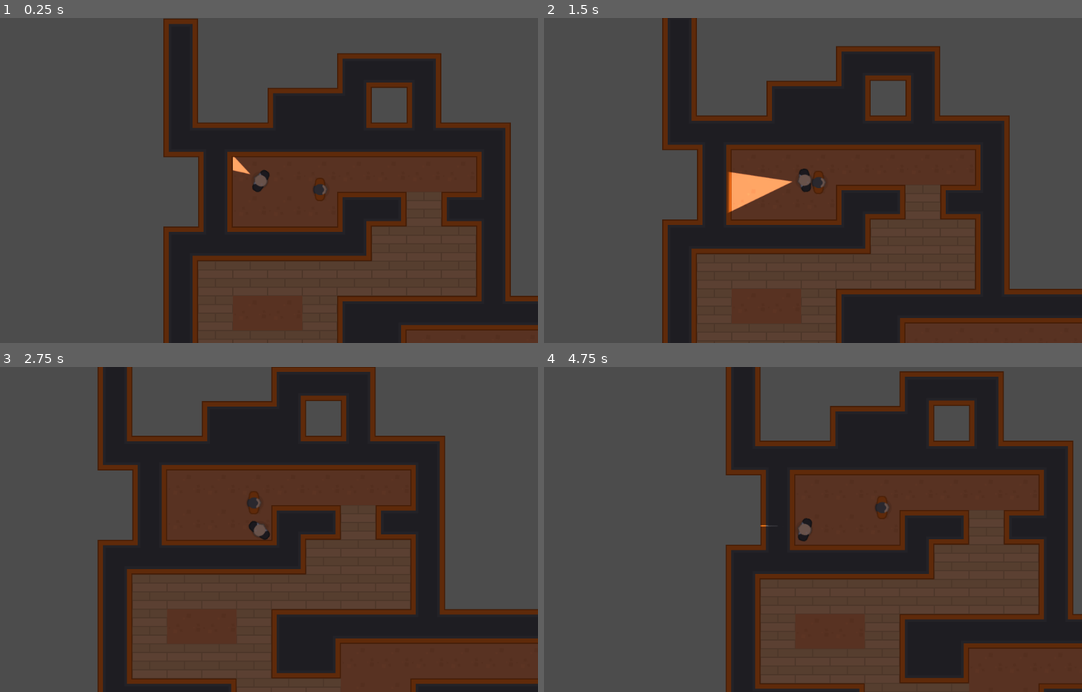
Above: before the commit, frames 1-4 (two rows, left to right).
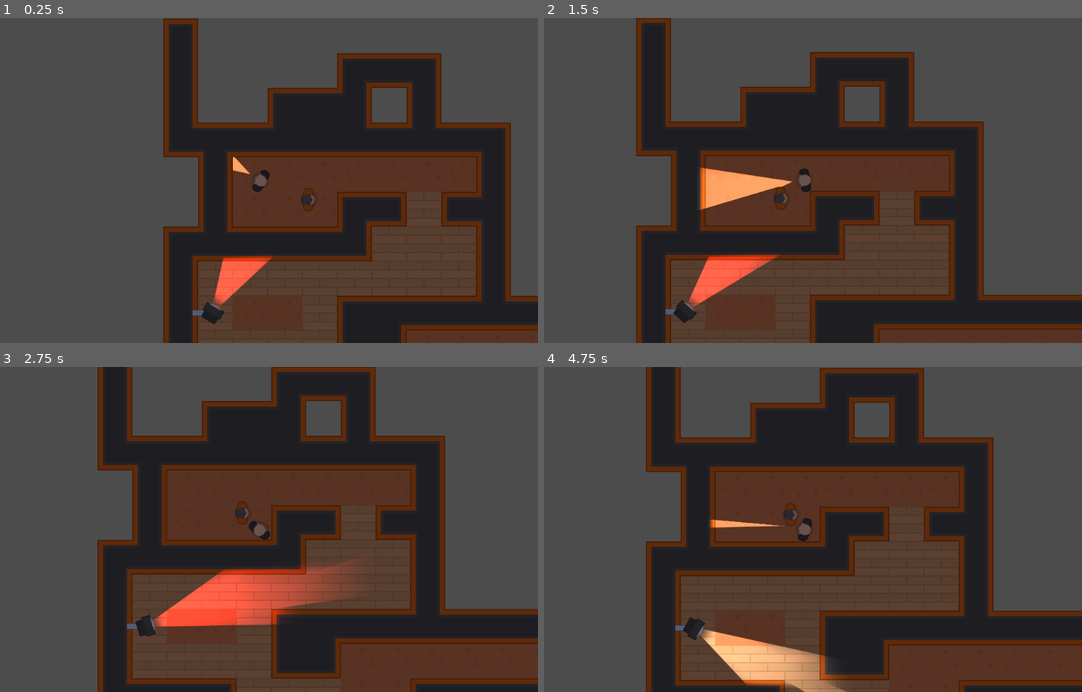
Above: after the commit, the same moments.

Repository: Pawel-9215/HeisserMeisters
Game: Godot game, scene res://levels/TemplateLevel.tscn
Same seed, same stepped clock (60 frames per second), same inputs: the game is played once before the commit and once after it.
Inputs (mouse positions are in pixels of both pictures, inside the frame that each line leads up to):
- Up to frame 1 (0.25 s): no input
- Up to frame 2 (1.5 s): tap Enter at 0.5 s; move the mouse to (925, 164) at 0.52 s; hold D (move_right) 0.53-1.28 s; tap F (flashlight) at 0.6, 1.35 s; move the mouse to (694, 196) at 1.27 s; hold S (move_down) from 1.28 s (still down)
- Up to frame 3 (2.75 s): move the mouse to (317, 458) at 2.02 s; release S (move_down) at 2.03 s; hold D (move_right) from 2.03 s (still down); tap F (flashlight) at 2.1 s
- Up to frame 4 (4.75 s): move the mouse to (775, 594) at 2.77 s; release D (move_right) at 2.78 s; hold W (move_up) 2.78-3.53 s; tap F (flashlight) at 2.85, 3.6, 4.35 s; move the mouse to (969, 578) at 3.52 s; hold A (move_left) from 3.53 s (still down); move the mouse to (635, 480) at 4.27 s

The runs differ from the first frame. In frame 1, 1.2% of the frame differs, in the area x 35-61%, y 49-95%; in frame 2, 30%; in frame 3, 4.9%; in frame 4, 48%, in the area x 18-100%, y 0-100%.

Commit message:
normalize bug

Diff:
--- /dev/null
+++ b/Characters/SecuCam.tscn
@@ -0,0 +1,53 @@
+[gd_scene load_steps=8 format=2]
+
+[ext_resource path="res://Lightmaps/Torch.tscn" type="PackedScene" id=1]
+[ext_resource path="res://GFX/PNG/Tiles/tile_463.png" type="Texture" id=2]
+[ext_resource path="res://GFX/PNG/Tiles/tile_536.png" type="Texture" id=3]
+[ext_resource path="res://Lightmaps/torchmap2.png" type="Texture" id=4]
+[ext_resource path="res://Characters/player_detection.gd" type="Script" id=5]
+
+[sub_resource type="RectangleShape2D" id=1]
+extents = Vector2( 22.3358, 24.4671 )
+
+[sub_resource type="Animation" id=2]
+resource_name = "CameraRotation"
+length = 12.0
+loop = true
+tracks/0/type = "value"
+tracks/0/path = NodePath(".:rotation_degrees")
+tracks/0/interp = 1
+tracks/0/loop_wrap = true
+tracks/0/imported = false
+tracks/0/enabled = true
+tracks/0/keys = {
+"times": PoolRealArray( 0, 1, 6, 7 ),
+"transitions": PoolRealArray( 1, 1, 1, 1 ),
+"update": 0,
+"values": [ -60.0, -60.0, 60.0, 60.0 ]
+}
+
+[node name="SecuCam" type="Node2D"]
+scale = Vector2( 0.7, 0.7 )
+
+[node name="Sprite" type="Sprite" parent="."]
+texture = ExtResource( 2 )
+
+[node name="CameraBody" type="KinematicBody2D" parent="."]
+position = Vector2( 18.3764, 0 )
+rotation = -1.0472
+script = ExtResource( 5 )
+
+[node name="Sprite" type="Sprite" parent="CameraBody"]
+rotation = 1.5708
+texture = ExtResource( 3 )
+
+[node name="CollisionShape2D" type="CollisionShape2D" parent="CameraBody"]
+shape = SubResource( 1 )
+
+[node name="Torch" parent="CameraBody" instance=ExtResource( 1 )]
+position = Vector2( -10.2453, -1.29504 )
+texture = ExtResource( 4 )
+
+[node name="AnimationPlayer" type="AnimationPlayer" parent="CameraBody"]
+autoplay = "CameraRotation"
+anims/CameraRotation = SubResource( 2 )
--- /dev/null
+++ b/Characters/player_detection.gd
@@ -0,0 +1,26 @@
+extends "res://Characters/TemplateCharacter.gd"
+
+const FOV_TOLERANCE = 20
+const RED = Color(1, 0.25, 0.25)
+const WHITE = Color(0.9, 0.9, 0.9)
+
+
+var Player
+
+func _ready():
+	Player = get_node("/root").find_node("Player", true, false)
+
+func _process(delta):
+	if Player_in_FOV():
+		$Torch.color = RED
+	else:
+		$Torch.color = WHITE
+
+func Player_in_FOV():
+	var npc_facing_direction = Vector2(1, 0).rotated(global_rotation)
+	var direction_to_PLayer = (Player.position - global_position)
+
+	if abs(direction_to_PLayer.angle_to(npc_facing_direction)) <= deg2rad(FOV_TOLERANCE):
+		return true
+	else:
+		return false
--- a/levels/TemplateLevel.tscn
+++ b/levels/TemplateLevel.tscn
@@ -1,11 +1,12 @@
-[gd_scene load_steps=4 format=2]
+[gd_scene load_steps=5 format=2]
 
 [ext_resource path="res://tiles/Tiles.tres" type="TileSet" id=1]
 [ext_resource path="res://Characters/Player.tscn" type="PackedScene" id=2]
 [ext_resource path="res://Characters/TemplateCharacter.tscn" type="PackedScene" id=3]
+[ext_resource path="res://Characters/SecuCam.tscn" type="PackedScene" id=4]
 
 [node name="TemplateLevel" type="Node2D"]
-position = Vector2( 0, 2 )
+position = Vector2( -46.3999, 17.2 )
 
 [node name="TileMap" type="TileMap" parent="."]
 tile_set = ExtResource( 1 )
@@ -19,4 +20,7 @@
 color = Color( 0.407843, 0.392157, 0.454902, 1 )
 
 [node name="TemplateCharacter" parent="." instance=ExtResource( 3 )]
-position = Vector2( 545.974, 379.527 )
+position = Vector2( 524.478, 398.195 )
+
+[node name="SecuCam" parent="." instance=ExtResource( 4 )]
+position = Vector2( 332.36, 607.637 )
--- a/tiles/Tiles.tres
+++ b/tiles/Tiles.tres
@@ -2,287 +2,146 @@
 
 [ext_resource path="res://GFX/Tilesheet/tilesheet_complete.png" type="Texture" id=1]
 
-[sub_resource type="OccluderPolygon2D" id=61]
-polygon = PoolVector2Array( 0, 0, 64, 0, 64, 64, 0, 64 )
-
-[sub_resource type="OccluderPolygon2D" id=62]
-polygon = PoolVector2Array( 0, 0, 64, 0, 64, 64, 0, 64 )
-
-[sub_resource type="OccluderPolygon2D" id=63]
-polygon = PoolVector2Array( 0, 0, 64, 0, 64, 64, 0, 64 )
-
-[sub_resource type="OccluderPolygon2D" id=64]
-polygon = PoolVector2Array( 0, 0, 64, 0, 64, 64, 0, 64 )
-
-[sub_resource type="OccluderPolygon2D" id=65]
-polygon = PoolVector2Array( 0, 0, 64, 0, 64, 64, 0, 64 )
-
-[sub_resource type="OccluderPolygon2D" id=66]
-polygon = PoolVector2Array( 0, 0, 64, 0, 64, 64, 0, 64 )
-
-[sub_resource type="OccluderPolygon2D" id=67]
-polygon = PoolVector2Array( 0, 0, 64, 0, 64, 64, 0, 64 )
-
-[sub_resource type="OccluderPolygon2D" id=68]
-polygon = PoolVector2Array( 0, 0, 64, 0, 64, 64, 0, 64 )
-
-[sub_resource type="OccluderPolygon2D" id=69]
-polygon = PoolVector2Array( 0, 0, 64, 0, 64, 64, 0, 64 )
-
-[sub_resource type="OccluderPolygon2D" id=70]
-polygon = PoolVector2Array( 0, 0, 64, 0, 64, 64, 0, 64 )
-
-[sub_resource type="OccluderPolygon2D" id=71]
-polygon = PoolVector2Array( 0, 0, 64, 0, 64, 64, 0, 64 )
-
-[sub_resource type="OccluderPolygon2D" id=72]
-polygon = PoolVector2Array( 0, 0, 64, 0, 64, 64, 0, 64 )
-
-[sub_resource type="OccluderPolygon2D" id=73]
-polygon = PoolVector2Array( 0, 0, 64, 0, 64, 64, 0, 64 )
-
-[sub_resource type="OccluderPolygon2D" id=74]
-polygon = PoolVector2Array( 0, 0, 64, 0, 64, 64, 0, 64 )
-
-[sub_resource type="OccluderPolygon2D" id=75]
-polygon = PoolVector2Array( 0, 0, 64, 0, 64, 64, 0, 64 )
-
-[sub_resource type="OccluderPolygon2D" id=76]
-polygon = PoolVector2Array( 0, 0, 64, 0, 64, 64, 0, 64 )
-
-[sub_resource type="OccluderPolygon2D" id=77]
-polygon = PoolVector2Array( 0, 0, 64, 0, 64, 64, 0, 64 )
-
-[sub_resource type="OccluderPolygon2D" id=78]
-polygon = PoolVector2Array( 0, 0, 64, 0, 64, 64, 0, 64 )
-
-[sub_resource type="OccluderPolygon2D" id=79]
-polygon = PoolVector2Array( 0, 0, 64, 0, 64, 64, 0, 64 )
-
-[sub_resource type="OccluderPolygon2D" id=80]
-polygon = PoolVector2Array( 0, 0, 64, 0, 64, 64, 0, 64 )
-
-[sub_resource type="OccluderPolygon2D" id=81]
-polygon = PoolVector2Array( 0, 0, 64, 0, 64, 64, 0, 64 )
-
-[sub_resource type="OccluderPolygon2D" id=82]
-polygon = PoolVector2Array( 0, 0, 64, 0, 64, 64, 0, 64 )
-
-[sub_resource type="OccluderPolygon2D" id=83]
-polygon = PoolVector2Array( 0, 0, 64, 0, 64, 64, 0, 64 )
-
-[sub_resource type="OccluderPolygon2D" id=84]
-polygon = PoolVector2Array( 0, 0, 64, 0, 64, 64, 0, 64 )
-
-[sub_resource type="OccluderPolygon2D" id=85]
-polygon = PoolVector2Array( 0, 0, 64, 0, 64, 64, 0, 64 )
-
-[sub_resource type="OccluderPolygon2D" id=86]
-polygon = PoolVector2Array( 0, 0, 64, 0, 64, 64, 0, 64 )
-
-[sub_resource type="OccluderPolygon2D" id=87]
-polygon = PoolVector2Array( 0, 0, 64, 0, 64, 64, 0, 64 )
-
-[sub_resource type="OccluderPolygon2D" id=88]
-polygon = PoolVector2Array( 0, 0, 64, 0, 64, 64, 0, 64 )
-
-[sub_resource type="OccluderPolygon2D" id=89]
-polygon = PoolVector2Array( 0, 0, 64, 0, 64, 64, 0, 64 )
-
-[sub_resource type="OccluderPolygon2D" id=90]
-polygon = PoolVector2Array( 0, 0, 64, 0, 64, 64, 0, 64 )
-
-[sub_resource type="OccluderPolygon2D" id=91]
-polygon = PoolVector2Array( 0, 0, 64, 0, 64, 64, 0, 64 )
-
-[sub_resource type="OccluderPolygon2D" id=92]
-polygon = PoolVector2Array( 0, 0, 64, 0, 64, 64, 0, 64 )
-
-[sub_resource type="OccluderPolygon2D" id=93]
-polygon = PoolVector2Array( 0, 0, 64, 0, 64, 64, 0, 64 )
-
-[sub_resource type="OccluderPolygon2D" id=94]
-polygon = PoolVector2Array( 0, 0, 64, 0, 64, 64, 0, 64 )
-
-[sub_resource type="OccluderPolygon2D" id=95]
-polygon = PoolVector2Array( 0, 0, 64, 0, 64, 64, 0, 64 )
-
-[sub_resource type="OccluderPolygon2D" id=96]
-polygon = PoolVector2Array( 0, 0, 64, 0, 64, 64, 0, 64 )
-
-[sub_resource type="OccluderPolygon2D" id=97]
-polygon = PoolVector2Array( 0, 0, 64, 0, 64, 64, 0, 64 )
-
-[sub_resource type="OccluderPolygon2D" id=98]
-polygon = PoolVector2Array( 0, 0, 64, 0, 64, 64, 0, 64 )
-
-[sub_resource type="OccluderPolygon2D" id=99]
-polygon = PoolVector2Array( 0, 0, 64, 0, 64, 64, 0, 64 )
-
-[sub_resource type="OccluderPolygon2D" id=100]
-polygon = PoolVector2Array( 0, 0, 64, 0, 64, 64, 0, 64 )
-
-[sub_resource type="OccluderPolygon2D" id=101]
-polygon = PoolVector2Array( 0, 0, 64, 0, 64, 64, 0, 64 )
-
-[sub_resource type="OccluderPolygon2D" id=102]
-polygon = PoolVector2Array( 0, 0, 64, 0, 64, 64, 0, 64 )
-
-[sub_resource type="OccluderPolygon2D" id=103]
-polygon = PoolVector2Array( 0, 0, 64, 0, 64, 64, 0, 64 )
-
-[sub_resource type="OccluderPolygon2D" id=104]
-polygon = PoolVector2Array( 0, 0, 64, 0, 64, 64, 0, 64 )
-
-[sub_resource type="OccluderPolygon2D" id=105]
-polygon = PoolVector2Array( 0, 0, 64, 0, 64, 64, 0, 64 )
-
-[sub_resource type="OccluderPolygon2D" id=106]
-polygon = PoolVector2Array( 0, 0, 64, 0, 64, 64, 0, 64 )
-
-[sub_resource type="OccluderPolygon2D" id=107]
-polygon = PoolVector2Array( 0, 0, 64, 0, 64, 64, 0, 64 )
-
-[sub_resource type="ConvexPolygonShape2D" id=1]
-points = PoolVector2Array( 0, 0, 64, 0, 64, 64, 0, 64 )
-
-[sub_resource type="ConvexPolygonShape2D" id=2]
-points = PoolVector2Array( 0, 0, 64, 0, 64, 64, 0, 64 )
-
-[sub_resource type="ConvexPolygonShape2D" id=3]
-points = PoolVector2Array( 0, 0, 64, 0, 64, 64, 0, 64 )
-
-[sub_resource type="ConvexPolygonShape2D" id=4]
-points = PoolVector2Array( 0, 0, 64, 0, 64, 64, 0, 64 )
-
-[sub_resource type="ConvexPolygonShape2D" id=5]
-points = PoolVector2Array( 0, 0, 64, 0, 64, 64, 0, 64 )
-
-[sub_resource type="ConvexPolygonShape2D" id=6]
-points = PoolVector2Array( 0, 0, 64, 0, 64, 64, 0, 64 )
-
-[sub_resource type="ConvexPolygonShape2D" id=7]
-points = PoolVector2Array( 0, 0, 64, 0, 64, 64, 0, 64 )
-
-[sub_resource type="ConvexPolygonShape2D" id=8]
-points = PoolVector2Array( 0, 0, 64, 0, 64, 64, 0, 64 )
-
-[sub_resource type="ConvexPolygonShape2D" id=9]
-points = PoolVector2Array( 0, 0, 64, 0, 64, 64, 0, 64 )
-
-[sub_resource type="ConvexPolygonShape2D" id=10]
-points = PoolVector2Array( 0, 0, 64, 0, 64, 64, 0, 64 )
-
-[sub_resource type="ConvexPolygonShape2D" id=11]
-points = PoolVector2Array( 0, 0, 64, 0, 64, 64, 0, 64 )
-
-[sub_resource type="ConvexPolygonShape2D" id=12]
-points = PoolVector2Array( 0, 0, 64, 0, 64, 64, 0, 64 )
-
-[sub_resource type="ConvexPolygonShape2D" id=13]
-points = PoolVector2Array( 0, 0, 64, 0, 64, 64, 0, 64 )
-
-[sub_resource type="ConvexPolygonShape2D" id=14]
-points = PoolVector2Array( 0, 0, 64, 0, 64, 64, 0, 64 )
-
-[sub_resource type="ConvexPolygonShape2D" id=15]
-points = PoolVector2Array( 0, 0, 64, 0, 64, 64, 0, 64 )
-
-[sub_resource type="ConvexPolygonShape2D" id=16]
-points = PoolVector2Array( 0, 0, 64, 0, 64, 64, 0, 64 )
-
-[sub_resource type="ConvexPolygonShape2D" id=17]
-points = PoolVector2Array( 0, 0, 64, 0, 64, 64, 0, 64 )
-
-[sub_resource type="ConvexPolygonShape2D" id=18]
-points = PoolVector2Array( 0, 0, 64, 0, 64, 64, 0, 64 )
-
-[sub_resource type="ConvexPolygonShape2D" id=19]
-points = PoolVector2Array( 0, 0, 64, 0, 64, 64, 0, 64 )
-
-[sub_resource type="ConvexPolygonShape2D" id=20]
-points = PoolVector2Array( 0, 0, 64, 0, 64, 64, 0, 64 )
-
-[sub_resource type="ConvexPolygonShape2D" id=21]
-points = PoolVector2Array( 0, 0, 64, 0, 64, 64, 0, 64 )
-
-[sub_resource type="ConvexPolygonShape2D" id=22]
-points = PoolVector2Array( 0, 0, 64, 0, 64, 64, 0, 64 )
-
-[sub_resource type="ConvexPolygonShape2D" id=23]
-points = PoolVector2Array( 0, 0, 64, 0, 64, 64, 0, 64 )
-
-[sub_resource type="ConvexPolygonShape2D" id=24]
-points = PoolVector2Array( 0, 0, 64, 0, 64, 64, 0, 64 )
-
-[sub_resource type="ConvexPolygonShape2D" id=25]
-points = PoolVector2Array( 0, 0, 64, 0, 64, 64, 0, 64 )
-
-[sub_resource type="ConvexPolygonShape2D" id=26]
-points = PoolVector2Array( 0, 0, 64, 0, 64, 64, 0, 64 )
-
-[sub_resource type="ConvexPolygonShape2D" id=27]
-points = PoolVector2Array( 0, 0, 64, 0, 64, 64, 0, 64 )
-
-[sub_resource type="ConvexPolygonShape2D" id=28]
-points = PoolVector2Array( 0, 0, 64, 0, 64, 64, 0, 64 )
-
-[sub_resource type="ConvexPolygonShape2D" id=29]
-points = PoolVector2Array( 0, 0, 64, 0, 64, 64, 0, 64 )
-
-[sub_resource type="ConvexPolygonShape2D" id=30]
-points = PoolVector2Array( 0, 0, 64, 0, 64, 64, 0, 64 )
-
-[sub_resource type="ConvexPolygonShape2D" id=31]
-points = PoolVector2Array( 0, 0, 64, 0, 64, 64, 0, 64 )
-
-[sub_resource type="ConvexPolygonShape2D" id=32]
-points = PoolVector2Array( 0, 0, 64, 0, 64, 64, 0, 64 )
-
-[sub_resource type="ConvexPolygonShape2D" id=33]
-points = PoolVector2Array( 0, 0, 64, 0, 64, 64, 0, 64 )
-
-[sub_resource type="ConvexPolygonShape2D" id=34]
-points = PoolVector2Array( 0, 0, 64, 0, 64, 64, 0, 64 )
-
-[sub_resource type="ConvexPolygonShape2D" id=35]
-points = PoolVector2Array( 0, 0, 64, 0, 64, 64, 0, 64 )
-
-[sub_resource type="ConvexPolygonShape2D" id=36]
-points = PoolVector2Array( 0, 0, 64, 0, 64, 64, 0, 64 )
-
-[sub_resource type="ConvexPolygonShape2D" id=37]
-points = PoolVector2Array( 0, 0, 64, 0, 64, 64, 0, 64 )
-
-[sub_resource type="ConvexPolygonShape2D" id=38]
-points = PoolVector2Array( 0, 0, 64, 0, 64, 64, 0, 64 )
-
-[sub_resource type="ConvexPolygonShape2D" id=39]
-points = PoolVector2Array( 0, 0, 64, 0, 64, 64, 0, 64 )
-
-[sub_resource type="ConvexPolygonShape2D" id=40]
-points = PoolVector2Array( 0, 0, 64, 0, 64, 64, 0, 64 )
-
-[sub_resource type="ConvexPolygonShape2D" id=41]
-points = PoolVector2Array( 0, 0, 64, 0, 64, 64, 0, 64 )
-
-[sub_resource type="ConvexPolygonShape2D" id=42]
-points = PoolVector2Array( 0, 0, 64, 0, 64, 64, 0, 64 )
-
-[sub_resource type="ConvexPolygonShape2D" id=43]
-points = PoolVector2Array( 0, 0, 64, 0, 64, 64, 0, 64 )
-
-[sub_resource type="ConvexPolygonShape2D" id=44]
-points = PoolVector2Array( 0, 0, 64, 0, 64, 64, 0, 64 )
-
-[sub_resource type="ConvexPolygonShape2D" id=45]
-points = PoolVector2Array( 0, 0, 64, 0, 64, 64, 0, 64 )
-
-[sub_resource type="ConvexPolygonShape2D" id=46]
-points = PoolVector2Array( 0, 0, 64, 0, 64, 64, 0, 64 )
-
-[sub_resource type="ConvexPolygonShape2D" id=47]
-points = PoolVector2Array( 0, 0, 64, 0, 64, 64, 0, 64 )
+[sub_resource type="OccluderPolygon2D" id=1]
+polygon = PoolVector2Array( 0, 0, 64, 0, 64, 64, 0, 64 )
+
+[sub_resource type="OccluderPolygon2D" id=2]
+polygon = PoolVector2Array( 0, 0, 64, 0, 64, 64, 0, 64 )
+
+[sub_resource type="OccluderPolygon2D" id=3]
+polygon = PoolVector2Array( 0, 0, 64, 0, 64, 64, 0, 64 )
+
+[sub_resource type="OccluderPolygon2D" id=4]
+polygon = PoolVector2Array( 0, 0, 64, 0, 64, 64, 0, 64 )
+
+[sub_resource type="OccluderPolygon2D" id=5]
+polygon = PoolVector2Array( 0, 0, 64, 0, 64, 64, 0, 64 )
+
+[sub_resource type="OccluderPolygon2D" id=6]
+polygon = PoolVector2Array( 0, 0, 64, 0, 64, 64, 0, 64 )
+
+[sub_resource type="OccluderPolygon2D" id=7]
+polygon = PoolVector2Array( 0, 0, 64, 0, 64, 64, 0, 64 )
+
+[sub_resource type="OccluderPolygon2D" id=8]
+polygon = PoolVector2Array( 0, 0, 64, 0, 64, 64, 0, 64 )
+
+[sub_resource type="OccluderPolygon2D" id=9]
+polygon = PoolVector2Array( 0, 0, 64, 0, 64, 64, 0, 64 )
+
+[sub_resource type="OccluderPolygon2D" id=10]
+polygon = PoolVector2Array( 0, 0, 64, 0, 64, 64, 0, 64 )
+
+[sub_resource type="OccluderPolygon2D" id=11]
+polygon = PoolVector2Array( 0, 0, 64, 0, 64, 64, 0, 64 )
+
+[sub_resource type="OccluderPolygon2D" id=12]
+polygon = PoolVector2Array( 0, 0, 64, 0, 64, 64, 0, 64 )
+
+[sub_resource type="OccluderPolygon2D" id=13]
+polygon = PoolVector2Array( 0, 0, 64, 0, 64, 64, 0, 64 )
+
+[sub_resource type="OccluderPolygon2D" id=14]
+polygon = PoolVector2Array( 0, 0, 64, 0, 64, 64, 0, 64 )
+
+[sub_resource type="OccluderPolygon2D" id=15]
+polygon = PoolVector2Array( 0, 0, 64, 0, 64, 64, 0, 64 )
+
+[sub_resource type="OccluderPolygon2D" id=16]
+polygon = PoolVector2Array( 0, 0, 64, 0, 64, 64, 0, 64 )
+
+[sub_resource type="OccluderPolygon2D" id=17]
+polygon = PoolVector2Array( 0, 0, 64, 0, 64, 64, 0, 64 )
+
+[sub_resource type="OccluderPolygon2D" id=18]
+polygon = PoolVector2Array( 0, 0, 64, 0, 64, 64, 0, 64 )
+
+[sub_resource type="OccluderPolygon2D" id=19]
+polygon = PoolVector2Array( 0, 0, 64, 0, 64, 64, 0, 64 )
+
+[sub_resource type="OccluderPolygon2D" id=20]
+polygon = PoolVector2Array( 0, 0, 64, 0, 64, 64, 0, 64 )
+
+[sub_resource type="OccluderPolygon2D" id=21]
+polygon = PoolVector2Array( 0, 0, 64, 0, 64, 64, 0, 64 )
+
+[sub_resource type="OccluderPolygon2D" id=22]
+polygon = PoolVector2Array( 0, 0, 64, 0, 64, 64, 0, 64 )
+
+[sub_resource type="OccluderPolygon2D" id=23]
+polygon = PoolVector2Array( 0, 0, 64, 0, 64, 64, 0, 64 )
+
+[sub_resource type="OccluderPolygon2D" id=24]
+polygon = PoolVector2Array( 0, 0, 64, 0, 64, 64, 0, 64 )
+
+[sub_resource type="OccluderPolygon2D" id=25]
+polygon = PoolVector2Array( 0, 0, 64, 0, 64, 64, 0, 64 )
+
+[sub_resource type="OccluderPolygon2D" id=26]
+polygon = PoolVector2Array( 0, 0, 64, 0, 64, 64, 0, 64 )
+
+[sub_resource type="OccluderPolygon2D" id=27]
+polygon = PoolVector2Array( 0, 0, 64, 0, 64, 64, 0, 64 )
+
+[sub_resource type="OccluderPolygon2D" id=28]
+polygon = PoolVector2Array( 0, 0, 64, 0, 64, 64, 0, 64 )
+
+[sub_resource type="OccluderPolygon2D" id=29]
+polygon = PoolVector2Array( 0, 0, 64, 0, 64, 64, 0, 64 )
+
+[sub_resource type="OccluderPolygon2D" id=30]
+polygon = PoolVector2Array( 0, 0, 64, 0, 64, 64, 0, 64 )
+
+[sub_resource type="OccluderPolygon2D" id=31]
+polygon = PoolVector2Array( 0, 0, 64, 0, 64, 64, 0, 64 )
+
+[sub_resource type="OccluderPolygon2D" id=32]
+polygon = PoolVector2Array( 0, 0, 64, 0, 64, 64, 0, 64 )
+
+[sub_resource type="OccluderPolygon2D" id=33]
+polygon = PoolVector2Array( 0, 0, 64, 0, 64, 64, 0, 64 )
+
+[sub_resource type="OccluderPolygon2D" id=34]
+polygon = PoolVector2Array( 0, 0, 64, 0, 64, 64, 0, 64 )
+
+[sub_resource type="OccluderPolygon2D" id=35]
+polygon = PoolVector2Array( 0, 0, 64, 0, 64, 64, 0, 64 )
+
+[sub_resource type="OccluderPolygon2D" id=36]
+polygon = PoolVector2Array( 0, 0, 64, 0, 64, 64, 0, 64 )
+
+[sub_resource type="OccluderPolygon2D" id=37]
+polygon = PoolVector2Array( 0, 0, 64, 0, 64, 64, 0, 64 )
+
+[sub_resource type="OccluderPolygon2D" id=38]
+polygon = PoolVector2Array( 0, 0, 64, 0, 64, 64, 0, 64 )
+
+[sub_resource type="OccluderPolygon2D" id=39]
+polygon = PoolVector2Array( 0, 0, 64, 0, 64, 64, 0, 64 )
+
+[sub_resource type="OccluderPolygon2D" id=40]
+polygon = PoolVector2Array( 0, 0, 64, 0, 64, 64, 0, 64 )
+
+[sub_resource type="OccluderPolygon2D" id=41]
+polygon = PoolVector2Array( 0, 0, 64, 0, 64, 64, 0, 64 )
+
+[sub_resource type="OccluderPolygon2D" id=42]
+polygon = PoolVector2Array( 0, 0, 64, 0, 64, 64, 0, 64 )
+
+[sub_resource type="OccluderPolygon2D" id=43]
+polygon = PoolVector2Array( 0, 0, 64, 0, 64, 64, 0, 64 )
+
+[sub_resource type="OccluderPolygon2D" id=44]
+polygon = PoolVector2Array( 0, 0, 64, 0, 64, 64, 0, 64 )
+
+[sub_resource type="OccluderPolygon2D" id=45]
+polygon = PoolVector2Array( 0, 0, 64, 0, 64, 64, 0, 64 )
+
+[sub_resource type="OccluderPolygon2D" id=46]
+polygon = PoolVector2Array( 0, 0, 64, 0, 64, 64, 0, 64 )
+
+[sub_resource type="OccluderPolygon2D" id=47]
+polygon = PoolVector2Array( 0, 0, 64, 0, 64, 64, 0, 64 )
 
 [sub_resource type="ConvexPolygonShape2D" id=48]
 points = PoolVector2Array( 0, 0, 64, 0, 64, 64, 0, 64 )
@@ -321,6 +180,147 @@
 points = PoolVector2Array( 0, 0, 64, 0, 64, 64, 0, 64 )
 
 [sub_resource type="ConvexPolygonShape2D" id=60]
+points = PoolVector2Array( 0, 0, 64, 0, 64, 64, 0, 64 )
+
+[sub_resource type="ConvexPolygonShape2D" id=61]
+points = PoolVector2Array( 0, 0, 64, 0, 64, 64, 0, 64 )
+
+[sub_resource type="ConvexPolygonShape2D" id=62]
+points = PoolVector2Array( 0, 0, 64, 0, 64, 64, 0, 64 )
+
+[sub_resource type="ConvexPolygonShape2D" id=63]
+points = PoolVector2Array( 0, 0, 64, 0, 64, 64, 0, 64 )
+
+[sub_resource type="ConvexPolygonShape2D" id=64]
+points = PoolVector2Array( 0, 0, 64, 0, 64, 64, 0, 64 )
+
+[sub_resource type="ConvexPolygonShape2D" id=65]
+points = PoolVector2Array( 0, 0, 64, 0, 64, 64, 0, 64 )
+
+[sub_resource type="ConvexPolygonShape2D" id=66]
+points = PoolVector2Array( 0, 0, 64, 0, 64, 64, 0, 64 )
+
+[sub_resource type="ConvexPolygonShape2D" id=67]
+points = PoolVector2Array( 0, 0, 64, 0, 64, 64, 0, 64 )
+
+[sub_resource type="ConvexPolygonShape2D" id=68]
+points = PoolVector2Array( 0, 0, 64, 0, 64, 64, 0, 64 )
+
+[sub_resource type="ConvexPolygonShape2D" id=69]
+points = PoolVector2Array( 0, 0, 64, 0, 64, 64, 0, 64 )
+
+[sub_resource type="ConvexPolygonShape2D" id=70]
+points = PoolVector2Array( 0, 0, 64, 0, 64, 64, 0, 64 )
+
+[sub_resource type="ConvexPolygonShape2D" id=71]
+points = PoolVector2Array( 0, 0, 64, 0, 64, 64, 0, 64 )
+
+[sub_resource type="ConvexPolygonShape2D" id=72]
+points = PoolVector2Array( 0, 0, 64, 0, 64, 64, 0, 64 )
+
+[sub_resource type="ConvexPolygonShape2D" id=73]
+points = PoolVector2Array( 0, 0, 64, 0, 64, 64, 0, 64 )
+
+[sub_resource type="ConvexPolygonShape2D" id=74]
+points = PoolVector2Array( 0, 0, 64, 0, 64, 64, 0, 64 )
+
+[sub_resource type="ConvexPolygonShape2D" id=75]
+points = PoolVector2Array( 0, 0, 64, 0, 64, 64, 0, 64 )
+
+[sub_resource type="ConvexPolygonShape2D" id=76]
+points = PoolVector2Array( 0, 0, 64, 0, 64, 64, 0, 64 )
+
+[sub_resource type="ConvexPolygonShape2D" id=77]
+points = PoolVector2Array( 0, 0, 64, 0, 64, 64, 0, 64 )
+
+[sub_resource type="ConvexPolygonShape2D" id=78]
+points = PoolVector2Array( 0, 0, 64, 0, 64, 64, 0, 64 )
+
+[sub_resource type="ConvexPolygonShape2D" id=79]
+points = PoolVector2Array( 0, 0, 64, 0, 64, 64, 0, 64 )
+
+[sub_resource type="ConvexPolygonShape2D" id=80]
+points = PoolVector2Array( 0, 0, 64, 0, 64, 64, 0, 64 )
+
+[sub_resource type="ConvexPolygonShape2D" id=81]
+points = PoolVector2Array( 0, 0, 64, 0, 64, 64, 0, 64 )
+
+[sub_resource type="ConvexPolygonShape2D" id=82]
+points = PoolVector2Array( 0, 0, 64, 0, 64, 64, 0, 64 )
+
+[sub_resource type="ConvexPolygonShape2D" id=83]
+points = PoolVector2Array( 0, 0, 64, 0, 64, 64, 0, 64 )
+
+[sub_resource type="ConvexPolygonShape2D" id=84]
+points = PoolVector2Array( 0, 0, 64, 0, 64, 64, 0, 64 )
+
+[sub_resource type="ConvexPolygonShape2D" id=85]
+points = PoolVector2Array( 0, 0, 64, 0, 64, 64, 0, 64 )
+
+[sub_resource type="ConvexPolygonShape2D" id=86]
+points = PoolVector2Array( 0, 0, 64, 0, 64, 64, 0, 64 )
+
+[sub_resource type="ConvexPolygonShape2D" id=87]
+points = PoolVector2Array( 0, 0, 64, 0, 64, 64, 0, 64 )
+
+[sub_resource type="ConvexPolygonShape2D" id=88]
+points = PoolVector2Array( 0, 0, 64, 0, 64, 64, 0, 64 )
+
+[sub_resource type="ConvexPolygonShape2D" id=89]
+points = PoolVector2Array( 0, 0, 64, 0, 64, 64, 0, 64 )
+
+[sub_resource type="ConvexPolygonShape2D" id=90]
+points = PoolVector2Array( 0, 0, 64, 0, 64, 64, 0, 64 )
+
+[sub_resource type="ConvexPolygonShape2D" id=91]
+points = PoolVector2Array( 0, 0, 64, 0, 64, 64, 0, 64 )
+
+[sub_resource type="ConvexPolygonShape2D" id=92]
+points = PoolVector2Array( 0, 0, 64, 0, 64, 64, 0, 64 )
+
+[sub_resource type="ConvexPolygonShape2D" id=93]
+points = PoolVector2Array( 0, 0, 64, 0, 64, 64, 0, 64 )
+
+[sub_resource type="ConvexPolygonShape2D" id=94]
+points = PoolVector2Array( 0, 0, 64, 0, 64, 64, 0, 64 )
+
+[sub_resource type="ConvexPolygonShape2D" id=95]
+points = PoolVector2Array( 0, 0, 64, 0, 64, 64, 0, 64 )
+
+[sub_resource type="ConvexPolygonShape2D" id=96]
+points = PoolVector2Array( 0, 0, 64, 0, 64, 64, 0, 64 )
+
+[sub_resource type="ConvexPolygonShape2D" id=97]
+points = PoolVector2Array( 0, 0, 64, 0, 64, 64, 0, 64 )
+
+[sub_resource type="ConvexPolygonShape2D" id=98]
+points = PoolVector2Array( 0, 0, 64, 0, 64, 64, 0, 64 )
+
+[sub_resource type="ConvexPolygonShape2D" id=99]
+points = PoolVector2Array( 0, 0, 64, 0, 64, 64, 0, 64 )
+
+[sub_resource type="ConvexPolygonShape2D" id=100]
+points = PoolVector2Array( 0, 0, 64, 0, 64, 64, 0, 64 )
+
+[sub_resource type="ConvexPolygonShape2D" id=101]
+points = PoolVector2Array( 0, 0, 64, 0, 64, 64, 0, 64 )
+
+[sub_resource type="ConvexPolygonShape2D" id=102]
+points = PoolVector2Array( 0, 0, 64, 0, 64, 64, 0, 64 )
+
+[sub_resource type="ConvexPolygonShape2D" id=103]
+points = PoolVector2Array( 0, 0, 64, 0, 64, 64, 0, 64 )
+
+[sub_resource type="ConvexPolygonShape2D" id=104]
+points = PoolVector2Array( 0, 0, 64, 0, 64, 64, 0, 64 )
+
+[sub_resource type="ConvexPolygonShape2D" id=105]
+points = PoolVector2Array( 0, 0, 64, 0, 64, 64, 0, 64 )
+
+[sub_resource type="ConvexPolygonShape2D" id=106]
+points = PoolVector2Array( 0, 0, 64, 0, 64, 64, 0, 64 )
+
+[sub_resource type="ConvexPolygonShape2D" id=107]
 points = PoolVector2Array( 0, 0, 64, 0, 64, 64, 0, 64 )
 
 [resource]
Binary file added: Lightmaps/torchmap2.png
Not shown, added: Lightmaps/torchmap2.png.import
Not shown: 2 places in tiles/Tiles.tres that only renumber resources
